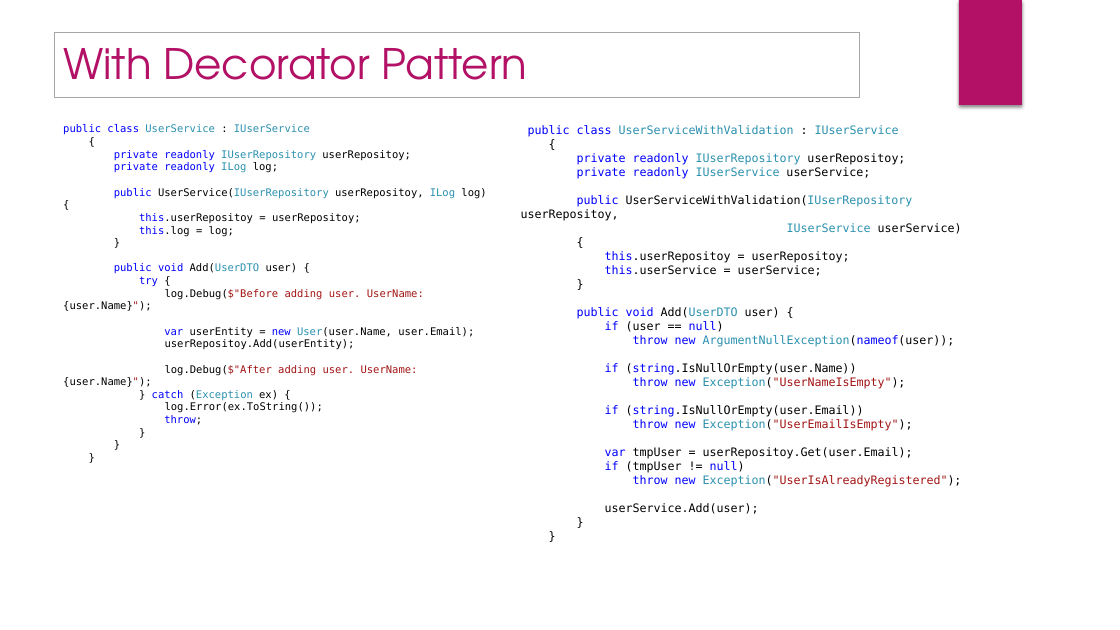
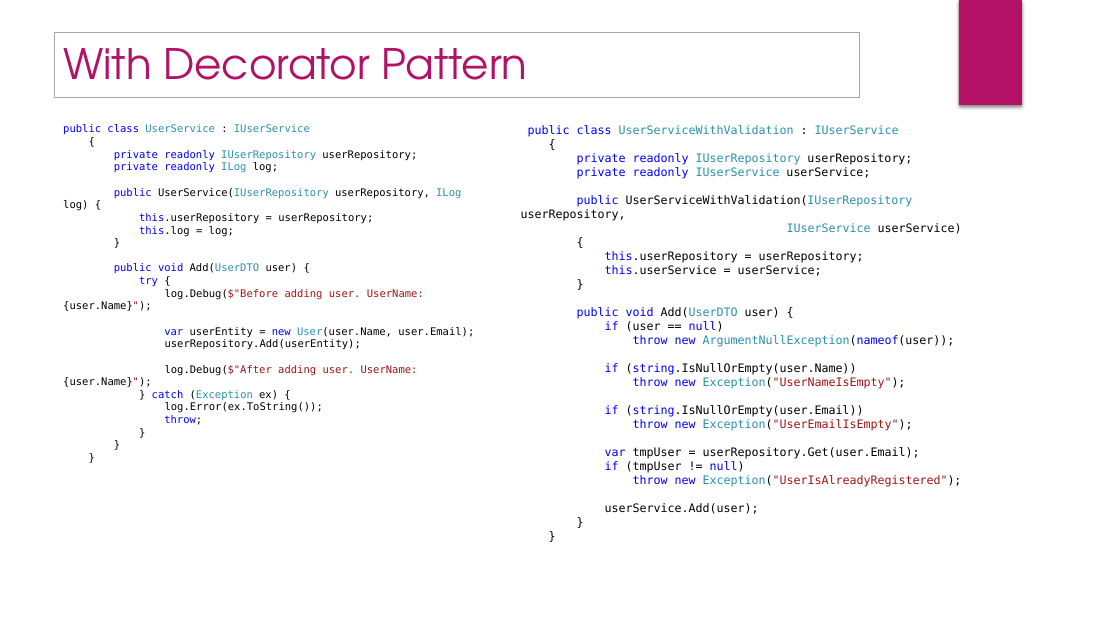
Before and after one commit to tugrulelmas/AopSample, a slide deck: slide 8 of Aop.pptx. Drawn at 1120x630 pixels with LibreOffice and Linux fonts; fonts in the diff are those of the drawing. Boxes give left, top, right and bottom in pixels: in the first picture for what was removed or moved away, otherwise in the second. Text is boxed around its words. In the diff, an @@ line names an element or a change of style, - is before the commit and + after.

```diff
--- a/Aop.pptx
+++ b/Aop.pptx
@@ text at bbox=[114, 150, 417, 160]: text changed @@
-private readonly IUserRepository userRepositoy;
+private readonly IUserRepository userRepository;
@@ text at bbox=[577, 153, 912, 165]: text changed @@
-private readonly IUserRepository userRepositoy;
+private readonly IUserRepository userRepository;
@@ text at bbox=[63, 188, 461, 224]: text changed @@
-public UserService(IUserRepository userRepositoy, ILog log) {
-this.userRepositoy = userRepositoy;
+public UserService(IUserRepository userRepository, ILog log) {
+this.userRepository = userRepository;
@@ text at bbox=[521, 195, 913, 221]: text changed @@
-public UserServiceWithValidation(IUserRepository userRepositoy,
+public UserServiceWithValidation(IUserRepository userRepository,
@@ text at bbox=[605, 251, 864, 263]: text changed @@
-this.userRepositoy = userRepositoy;
+this.userRepository = userRepository;
@@ text at bbox=[165, 339, 361, 349]: text changed @@
-userRepositoy.Add(userEntity);
+userRepository.Add(userEntity);
@@ text at bbox=[605, 447, 920, 459]: text changed @@
-var tmpUser = userRepositoy.Get(user.Email);
+var tmpUser = userRepository.Get(user.Email);
```
Also in this commit, not shown: 3 other slides changed, 3 other files.
